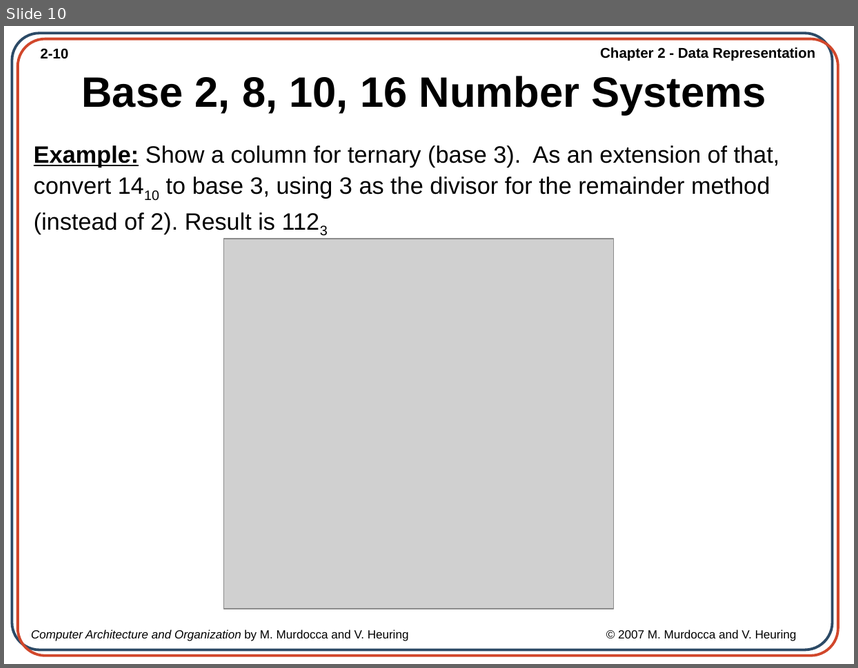
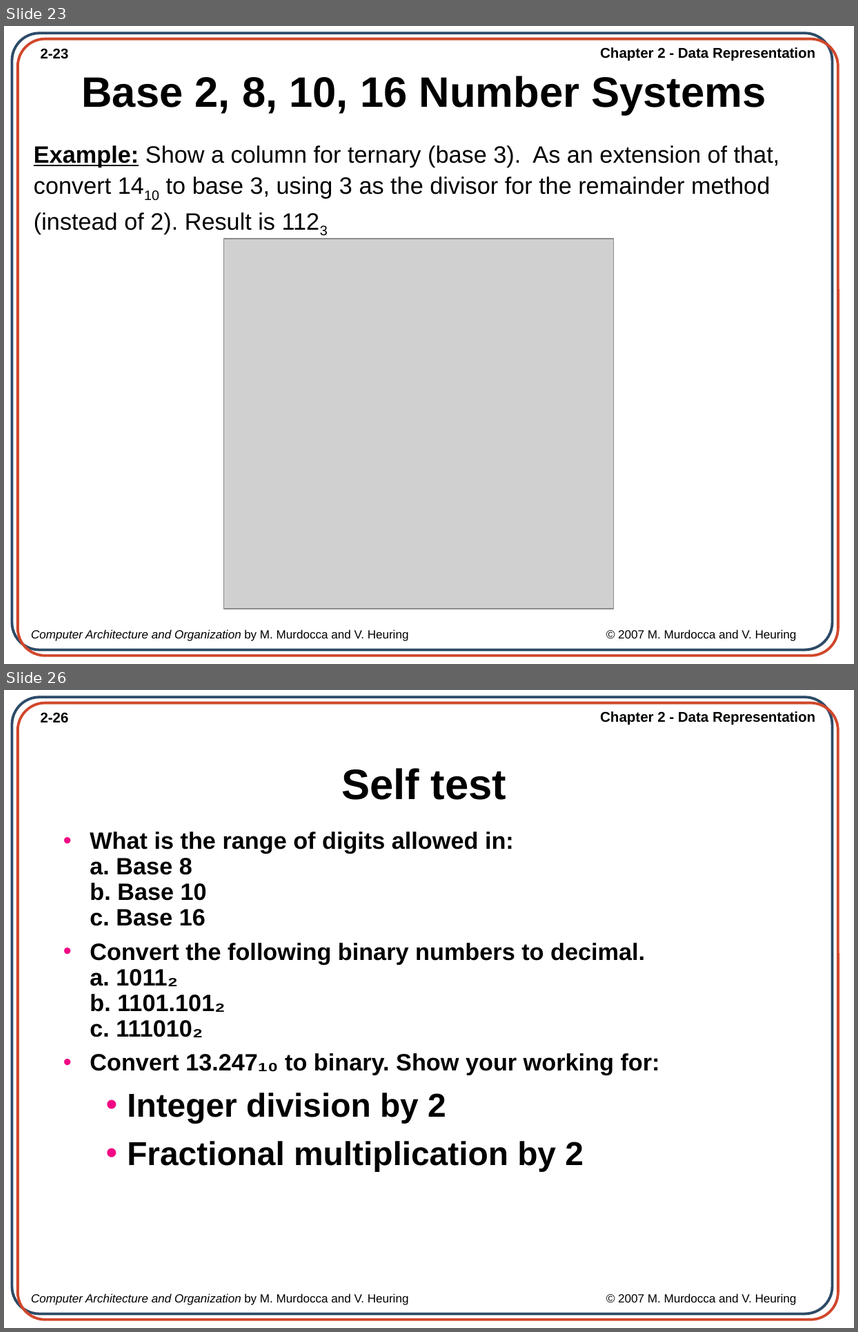
Before and after one commit to AfiqahAzahari-here/computer_organization_arch, a slide deck: SLIDE_NOTA/Ch02_Data Representation.ppt. Shown one above the other, each under a label of ours: slide 10 before the commit, slides 23 and 26 after it; the slides between them are not shown. The pictures are 858x668 and 858x1332 pixels, drawn with LibreOffice and Linux fonts; fonts in the diff are those of the drawing; grey boxes stand for pictures; background and template pictures are left out. Boxes give left, top, right and bottom in pixels: in the first picture for what was removed or moved away, otherwise in the second. Text is boxed around its words. In the diff, an @@ line names an element or a change of style, - is before the commit and + after.

```diff
--- a/SLIDE_NOTA/Ch02_Data Representation.ppt
+++ b/SLIDE_NOTA/Ch02_Data Representation.ppt
@@ slide 26 added at [4,690,854,1328], background picture (left out); not listed: 5 template elements that a slide beside it also shows @@
@@ title added at [341,768,506,800], 36 pt, text #000000, bold @@
+Self test
@@ text added at [90,831,660,1171], 20 pt, text #000000, bold @@
+• What is the range of digits allowed in:
+  a. Base 8
+  b. Base 10
+  c. Base 16
+• Convert the following binary numbers to decimal.
+  a. 1011₂
+  b. 1101.101₂
+  c. 111010₂
+• Convert 13.247₁₀ to binary. Show your working for:
+  • Integer division by 2
+  • Fractional multiplication by 2
@@ what was slide 10 is now slide 23 @@
@@ page number at [41,48,69,59]: text changed @@
-2-10
+2-23
```
Also in this commit, not shown: 12 slides changed, 32 other slides added, 4 other files.
